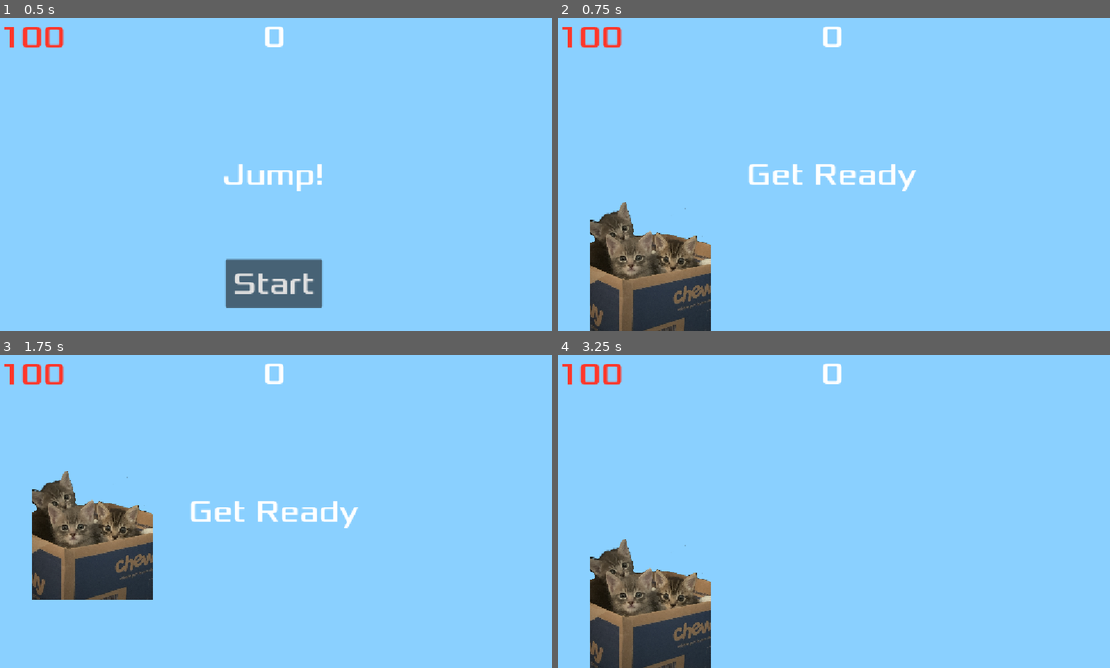
Above: before the commit, frames 1-4 (two rows, left to right).
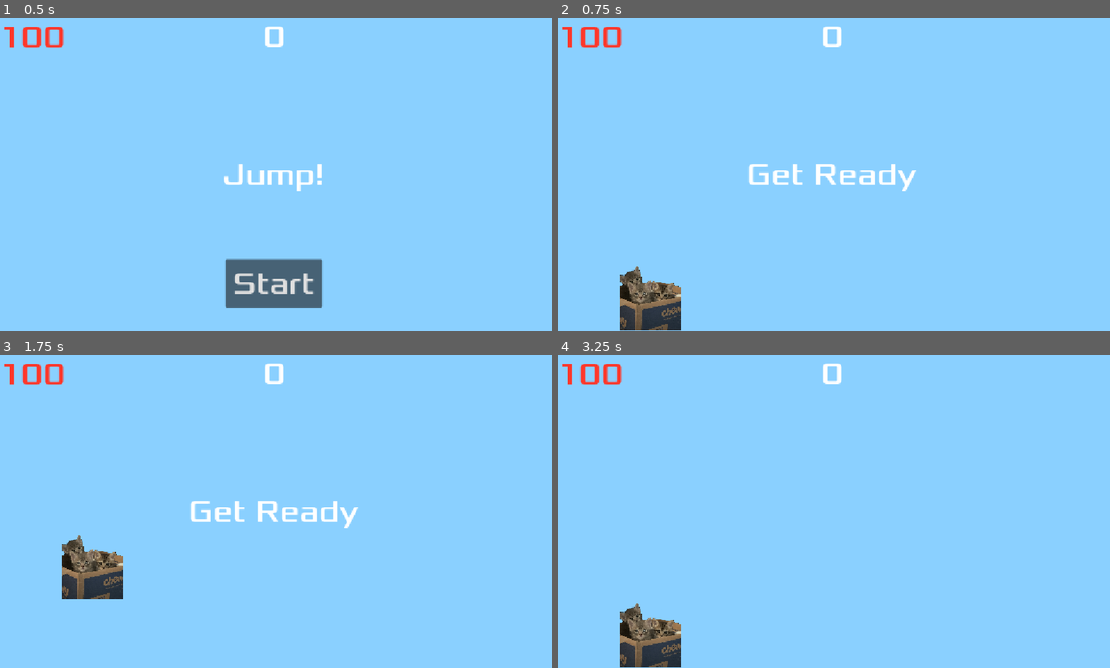
Above: after the commit, the same moments.

Repository: vinnilla/jump-game
Game: Godot game, scene res://main.tscn
Same seed, same stepped clock (60 frames per second), same inputs: the game is played once before the commit and once after it.
Inputs:
- Up to frame 1 (0.5 s): no input
- Up to frame 2 (0.75 s): click "Start" at 0.5 s
- Up to frame 3 (1.75 s): tap Enter at 1.25 s; tap Space (jump) at 1.52 s
- Up to frame 4 (3.25 s): tap Space (jump) at 2.27 s

Frame 1 is identical in both runs. In frame 2, 6.6% of the frame differs, in the area x 5-28%, y 58-100%; in frame 3, 6.6%; in frame 4, 6.6%.

Commit message:
resize assets

Diff:
--- a/cloud.tscn
+++ b/cloud.tscn
@@ -5,7 +5,7 @@
 
 [node name="Cloud" type="Sprite2D" unique_id=2016790494]
 visibility_layer = 512
-scale = Vector2(0.8, 0.8)
+scale = Vector2(0.5, 0.5)
 texture = ExtResource("1_4rphk")
 flip_h = true
 script = ExtResource("2_b3oxr")
--- a/main.gd
+++ b/main.gd
@@ -64,6 +64,7 @@
 
 	# set the start position
 	obstacle.position = $ObstacleSpawn.position
+	obstacle.position.y -= randi() % 201 # add variance to spawn
 	obstacle.visible = true
 
 	# spawn the obstacle
--- a/obstacle.gd
+++ b/obstacle.gd
@@ -1,6 +1,6 @@
 extends RigidBody2D
 
-var DEBUG = false
+var DEBUG = true
 # generate variable speed (400 - 1000)
 var speed_low = 400 # about the slowest an obstacle can move before char needs
 					# to be able to double jump
@@ -9,7 +9,8 @@
 
 func _ready() -> void:
 	if DEBUG:
-		print(speed)
+		#print(speed)
+		print(position.y)
 
 # move obstacle every frame
 func _process(delta: float) -> void:
--- a/obstacle.tscn
+++ b/obstacle.tscn
@@ -15,10 +15,9 @@
 }]
 
 [sub_resource type="RectangleShape2D" id="RectangleShape2D_lquwl"]
-size = Vector2(90, 248)
+size = Vector2(52, 108)
 
 [node name="Obstacle" type="RigidBody2D" unique_id=1955470495]
-visible = false
 collision_layer = 5
 collision_mask = 2
 mass = 0.001
@@ -27,11 +26,11 @@
 metadata/_edit_group_ = true
 
 [node name="AnimatedSprite2D" type="AnimatedSprite2D" parent="." unique_id=933986980]
-scale = Vector2(0.5, 0.5)
+scale = Vector2(0.25, 0.25)
 sprite_frames = SubResource("SpriteFrames_1bvp3")
 
 [node name="CollisionShape2D" type="CollisionShape2D" parent="." unique_id=1868082348]
-position = Vector2(-10, 1)
+position = Vector2(-1, -8)
 shape = SubResource("RectangleShape2D_lquwl")
 
 [node name="VisibleOnScreenNotifier2D" type="VisibleOnScreenNotifier2D" parent="." unique_id=1660435246]
--- a/the_boys.gd
+++ b/the_boys.gd
@@ -29,18 +29,19 @@
 	get_input()
 	move_and_slide()
 	var collision_count = get_slide_collision_count()
-	for i in collision_count:
-		var collision = get_slide_collision(i)
-		if collision:
-			var collider = collision.get_collider()
-			if collider.name != "Floor":
-				print("I collided with ", collision.get_collider().name)
-				collider.hide()
-				collider.queue_free()
+	if collision_count > 0:
+		for i in collision_count:
+			var collision = get_slide_collision(i)
+			if collision:
+				var collider = collision.get_collider()
+				if collider.name != "Floor":
+					print("I collided with ", collision.get_collider().name)
+					collider.hide()
+					collider.queue_free()
 
-				on_hit()
-				await get_tree().create_timer(1.0).timeout
-				reset()
+					on_hit()
+					await get_tree().create_timer(1.0).timeout
+					reset()
 
 # what happens when character collides with obstacle
 func on_hit():
--- a/the_boys.tscn
+++ b/the_boys.tscn
@@ -5,7 +5,7 @@
 [ext_resource type="Texture2D" uid="uid://u0c48dg0nbjr" path="res://art/the-boys-500px-gray.png" id="3_i7rkk"]
 
 [sub_resource type="RectangleShape2D" id="RectangleShape2D_m7ri8"]
-size = Vector2(250, 266)
+size = Vector2(126, 134)
 
 [sub_resource type="SpriteFrames" id="SpriteFrames_m7ri8"]
 animations = [{
@@ -33,6 +33,6 @@
 shape = SubResource("RectangleShape2D_m7ri8")
 
 [node name="AnimatedSprite2D" type="AnimatedSprite2D" parent="." unique_id=2133767207]
-scale = Vector2(0.5, 0.5)
+scale = Vector2(0.25, 0.25)
 sprite_frames = SubResource("SpriteFrames_m7ri8")
 animation = &"hit"
